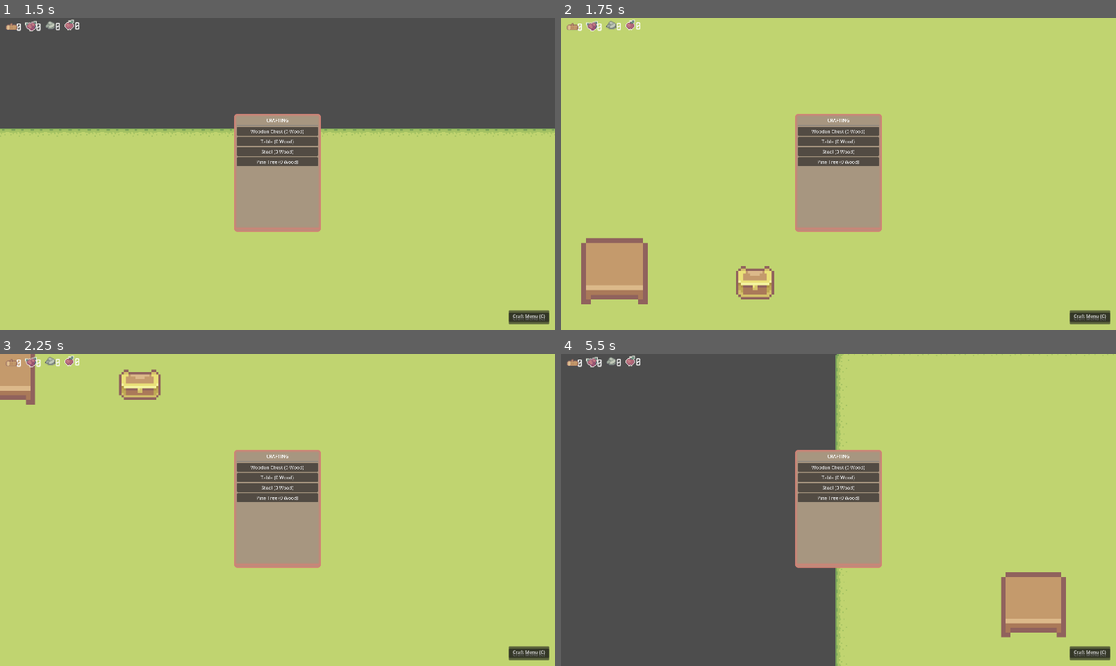
Above: before the commit, frames 1-4 (two rows, left to right).
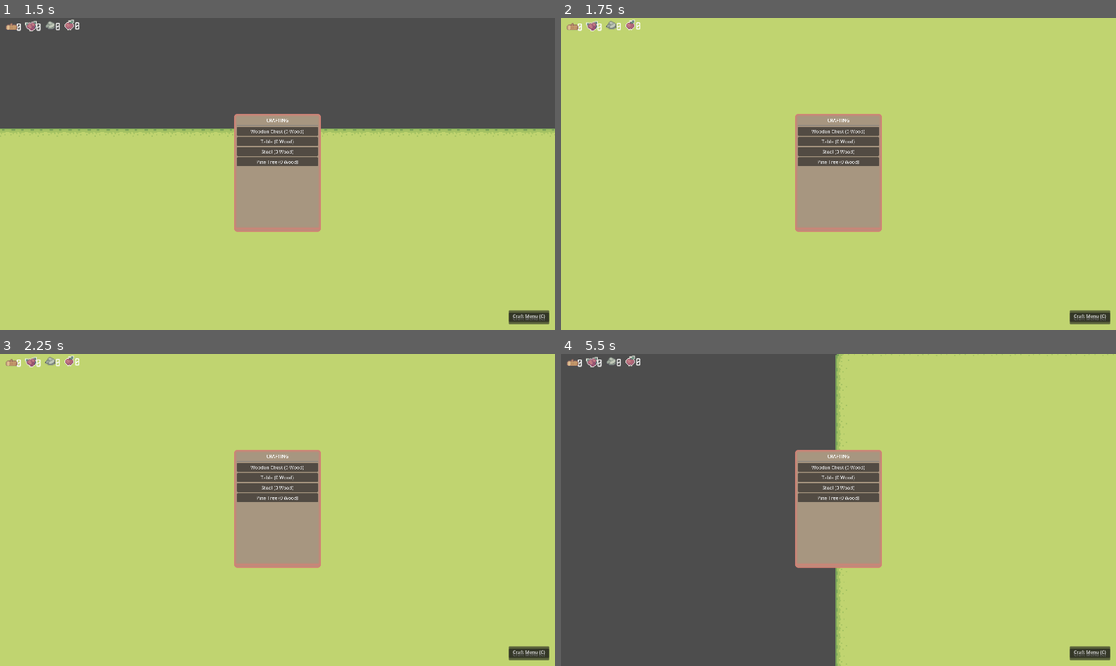
Above: after the commit, the same moments.

Repository: Cibelette/idydlle-New
Game: Godot game, scene res://Scenes/game.tscn
The game is run twice, just before and just after one commit, with the same random seed, the same clock (stepped at 60 frames per second) and the same inputs.
Inputs (mouse positions are in pixels of both pictures, inside the frame that each line leads up to):
- Up to frame 1 (1.5 s): tap Enter at 0.5 s; move the mouse to (399, 158) at 0.52 s; hold D (move_right) 0.53-1.28 s; hold C (toggle_crafting) 0.53-1.28 s; click (399, 158) at 0.67 s; move the mouse to (166, 189) at 1.27 s; hold S (move_down) from 1.28 s (still down); tap Mouse wheel up (zoom_in) at 1.35 s; click (166, 189) at 1.42 s
- Up to frame 2 (1.75 s): keep holding S (move_down)
- Up to frame 3 (2.25 s): move the mouse to (333, 441) at 2.02 s; release S (move_down) at 2.03 s; hold D (move_right) from 2.03 s (still down); tap Mouse wheel down (zoom_out) at 2.1 s; click (333, 441) at 2.17 s
- Up to frame 4 (5.5 s): move the mouse to (810, 572) at 2.77 s; release D (move_right) at 2.78 s; hold W (move_up) 2.78-3.53 s; tap C (toggle_crafting) at 2.85 s; click (810, 572) at 2.92 s; move the mouse to (1005, 556) at 3.52 s; hold A (move_left) 3.53-5.03 s; tap Mouse wheel up (zoom_in) at 3.6 s; click (1005, 556) at 3.67 s; move the mouse to (672, 463) at 4.27 s; tap Mouse wheel down (zoom_out) at 4.35 s; click (672, 463) at 4.42 s; move the mouse to (866, 510) at 5.02 s; hold S (move_down) from 5.03 s (still down); hold C (toggle_crafting) from 5.03 s (still down); click (866, 510) at 5.17 s

Frame 1 is identical in both runs. In frame 2, 3.0% of the frame differs, in the area x 3-39%, y 70-92%; in frame 3, 1.5%; in frame 4, 2.3%.

Commit message:
Feature: implement dynamic grid-based furniture sizing

Diff:
--- a/Ressources/Furnitures/Chest.tres
+++ b/Ressources/Furnitures/Chest.tres
@@ -38,4 +38,4 @@
 texture = SubResource("AtlasTexture_2o17b")
 sprite_frames = SubResource("SpriteFrames_tnrkh")
 scale = 2.0
-collision_size = Vector2(32, 16)
+size = Vector2i(2, 1)
--- a/Ressources/Furnitures/Stool.tres
+++ b/Ressources/Furnitures/Stool.tres
@@ -15,3 +15,4 @@
 "Wood": 0
 }
 texture = SubResource("AtlasTexture_awkjv")
+scale = 1.5
--- a/Ressources/Furnitures/Table.tres
+++ b/Ressources/Furnitures/Table.tres
@@ -15,5 +15,5 @@
 "Wood": 0
 }
 texture = SubResource("AtlasTexture_03c3q")
-scale = 4.0
-collision_size = Vector2(32, 32)
+scale = 2.5
+size = Vector2i(2, 2)
--- a/Scenes/Furniture.tscn
+++ b/Scenes/Furniture.tscn
@@ -1,20 +1,21 @@
-[gd_scene load_steps=4 format=3]
+[gd_scene format=3 uid="uid://ckcp8u0wm3p5d"]
 
-[ext_resource type="Script" path="res://Scripts/Furniture.gd" id="1_script"]
+[ext_resource type="Script" uid="uid://bfnrlhu3qtm5y" path="res://Scripts/Furniture.gd" id="1_script"]
 
 [sub_resource type="RectangleShape2D" id="RectangleShape2D_default"]
-size = Vector2(16, 16)
+size = Vector2(15, 15)
 
-[node name="Furniture" type="StaticBody2D"]
+[node name="Furniture" type="StaticBody2D" unique_id=1251271901]
+position = Vector2(8, 8)
 script = ExtResource("1_script")
 
-[node name="Sprite2D" type="Sprite2D" parent="."]
+[node name="Sprite2D" type="Sprite2D" parent="." unique_id=1805037516]
 
-[node name="AnimatedSprite2D" type="AnimatedSprite2D" parent="."]
+[node name="AnimatedSprite2D" type="AnimatedSprite2D" parent="." unique_id=118294341]
 visible = false
 
-[node name="CollisionShape2D" type="CollisionShape2D" parent="."]
+[node name="CollisionShape2D" type="CollisionShape2D" parent="." unique_id=1386520205]
 shape = SubResource("RectangleShape2D_default")
 
-[node name="NavigationObstacle2D" type="NavigationObstacle2D" parent="."]
+[node name="NavigationObstacle2D" type="NavigationObstacle2D" parent="." unique_id=1570365466]
 avoidance_enabled = false
--- /dev/null
+++ b/Scenes/Furniture_1x1.tscn
@@ -0,0 +1,21 @@
+[gd_scene format=3 uid="uid://dp8ry28s5pkvx"]
+
+[ext_resource type="Script" uid="uid://bfnrlhu3qtm5y" path="res://Scripts/Furniture.gd" id="1_script"]
+
+[sub_resource type="RectangleShape2D" id="RectangleShape2D_default"]
+size = Vector2(15, 15)
+
+[node name="Furniture_1x1" type="StaticBody2D" unique_id=311139844]
+position = Vector2(8, 8)
+script = ExtResource("1_script")
+
+[node name="Sprite2D" type="Sprite2D" parent="." unique_id=1801210152]
+
+[node name="AnimatedSprite2D" type="AnimatedSprite2D" parent="." unique_id=607578947]
+visible = false
+
+[node name="CollisionShape2D" type="CollisionShape2D" parent="." unique_id=1836771149]
+shape = SubResource("RectangleShape2D_default")
+
+[node name="NavigationObstacle2D" type="NavigationObstacle2D" parent="." unique_id=1960793426]
+avoidance_enabled = false
--- /dev/null
+++ b/Scenes/Furniture_2x1.tscn
@@ -0,0 +1,21 @@
+[gd_scene format=3 uid="uid://bxy3arbuibkc0"]
+
+[ext_resource type="Script" uid="uid://bfnrlhu3qtm5y" path="res://Scripts/Furniture.gd" id="1_script"]
+
+[sub_resource type="RectangleShape2D" id="RectangleShape2D_2x1"]
+size = Vector2(31, 15)
+
+[node name="Furniture_2x1" type="StaticBody2D" unique_id=1685204966]
+position = Vector2(8, 8)
+script = ExtResource("1_script")
+
+[node name="Sprite2D" type="Sprite2D" parent="." unique_id=189425894]
+
+[node name="AnimatedSprite2D" type="AnimatedSprite2D" parent="." unique_id=1869266308]
+visible = false
+
+[node name="CollisionShape2D" type="CollisionShape2D" parent="." unique_id=855727578]
+shape = SubResource("RectangleShape2D_2x1")
+
+[node name="NavigationObstacle2D" type="NavigationObstacle2D" parent="." unique_id=226440751]
+avoidance_enabled = false
--- /dev/null
+++ b/Scenes/Furniture_2x2.tscn
@@ -0,0 +1,21 @@
+[gd_scene format=3 uid="uid://fw4oro7m1vce"]
+
+[ext_resource type="Script" uid="uid://bfnrlhu3qtm5y" path="res://Scripts/Furniture.gd" id="1_script"]
+
+[sub_resource type="RectangleShape2D" id="RectangleShape2D_2x2"]
+size = Vector2(31, 31)
+
+[node name="Furniture_2x2" type="StaticBody2D" unique_id=359075235]
+position = Vector2(8, 8)
+script = ExtResource("1_script")
+
+[node name="Sprite2D" type="Sprite2D" parent="." unique_id=217984000]
+
+[node name="AnimatedSprite2D" type="AnimatedSprite2D" parent="." unique_id=26296414]
+visible = false
+
+[node name="CollisionShape2D" type="CollisionShape2D" parent="." unique_id=554338959]
+shape = SubResource("RectangleShape2D_2x2")
+
+[node name="NavigationObstacle2D" type="NavigationObstacle2D" parent="." unique_id=6983230]
+avoidance_enabled = false
--- a/Scenes/game.tscn
+++ b/Scenes/game.tscn
@@ -3,11 +3,8 @@
 [ext_resource type="Texture2D" uid="uid://df4rpok0h54iw" path="res://Assets/Tilesets/Grass.png" id="1_ebmjs"]
 [ext_resource type="Script" uid="uid://cp4movt136ywo" path="res://Scripts/Game.gd" id="1_game_script"]
 [ext_resource type="PackedScene" uid="uid://b5y1p60sjngof" path="res://Scenes/rts_camera.tscn" id="2_qxrlw"]
-[ext_resource type="PackedScene" path="res://Scenes/Furniture.tscn" id="6_1l0tm"]
 [ext_resource type="PackedScene" uid="uid://pwqshwpwjb57" path="res://Scenes/resource_counter.tscn" id="6_i6g32"]
 [ext_resource type="PackedScene" uid="uid://cbnpygl4mn6ku" path="res://Scenes/CraftingMenu.tscn" id="7_craft_menu"]
-[ext_resource type="Resource" uid="uid://b0xqis5eqyghh" path="res://Ressources/Furnitures/Table.tres" id="7_v158k"]
-[ext_resource type="Resource" uid="uid://wj6fik6b7w5s" path="res://Ressources/Furnitures/Chest.tres" id="8_v158k"]
 
 [sub_resource type="NavigationPolygon" id="NavigationPolygon_abc12"]
 vertices = PackedVector2Array(-8, -8, 8, -8, 8, 8, -8, 8)
@@ -156,13 +153,3 @@
 offset_right = 281.0
 offset_bottom = 64.0
 resource_type = "Fruit"
-
-[node name="Furniture" parent="." unique_id=1471163140 instance=ExtResource("6_1l0tm")]
-position = Vector2(176, 224)
-is_placed = true
-furniture_data = ExtResource("7_v158k")
-
-[node name="Furniture2" parent="." unique_id=1319835928 instance=ExtResource("6_1l0tm")]
-position = Vector2(296, 232)
-is_placed = true
-furniture_data = ExtResource("8_v158k")
--- a/Scripts/CraftingMenu.gd
+++ b/Scripts/CraftingMenu.gd
@@ -49,10 +49,19 @@
 		# Spend all resources
 		ResourcesManager.spend_multiple(item_data.costs)
 
-		var new_item = base_furniture_scene.instantiate()
+		# Build scene path based on size, e.g., Furniture_1x1.tscn
+		var scene_path = "res://Scenes/Furniture_%dx%d.tscn" % [item_data.size.x, item_data.size.y]
+
+		# Fallback to base furniture scene if specific size doesn't exist
+		var target_scene = base_furniture_scene
+		if ResourceLoader.exists(scene_path):
+			target_scene = load(scene_path)
+
+		var new_item = target_scene.instantiate()
 		new_item.furniture_data = item_data
 
 		if "is_placed" in new_item:
+
 			new_item.is_placed = false
 
 		# Start placement through the manager
--- a/Scripts/Furniture.gd
+++ b/Scripts/Furniture.gd
@@ -43,17 +43,16 @@
 			sprite.visible = true
 			sprite.texture = furniture_data.texture
 
-	if collision and collision.shape is RectangleShape2D:
-		collision.shape.size = furniture_data.collision_size
+	# Note: Collision size is now determined by the scene (1x1, 2x1, etc.)
 
 func _notification(what):
 	if Engine.is_editor_hint():
 		if what == NOTIFICATION_TRANSFORM_CHANGED:
-			var size = Vector2(16, 16)
+			var size_px = Vector2(16, 16)
 			if furniture_data:
-				size = furniture_data.collision_size
+				size_px = Vector2(furniture_data.size) * Global.grid_size
 
-			var new_pos = Global.snap_to_grid(global_position, size)
+			var new_pos = Global.snap_to_grid(global_position, size_px)
 			if global_position != new_pos:
 				global_position = new_pos
 
--- a/Scripts/FurnitureData.gd
+++ b/Scripts/FurnitureData.gd
@@ -13,7 +13,7 @@
 @export var scale: float = 1.0
 
 @export_group("Physics")
-@export var collision_size: Vector2 = Vector2(16, 16)
+@export var size: Vector2i = Vector2i(1, 1)
 
 @export_group("Production")
 @export var resource_type: String = "" # e.g. "Wood"
--- a/Scripts/FurnitureManager.gd
+++ b/Scripts/FurnitureManager.gd
@@ -8,11 +8,11 @@
 	if current_placing_item != null:
 		update_preview()
 func update_preview():
-	var size = Vector2(16, 16)
+	var size_px = Vector2(16, 16)
 	if "furniture_data" in current_placing_item and current_placing_item.furniture_data:
-		size = current_placing_item.furniture_data.collision_size
+		size_px = Vector2(current_placing_item.furniture_data.size) * Global.grid_size
 
-	current_placing_item.global_position = Global.snap_to_grid(current_placing_item.get_global_mouse_position(), size)
+	current_placing_item.global_position = Global.snap_to_grid(current_placing_item.get_global_mouse_position(), size_px)
 
 	if is_position_valid(current_placing_item):
 		current_placing_item.modulate = Color(1, 1, 1, 0.5)
